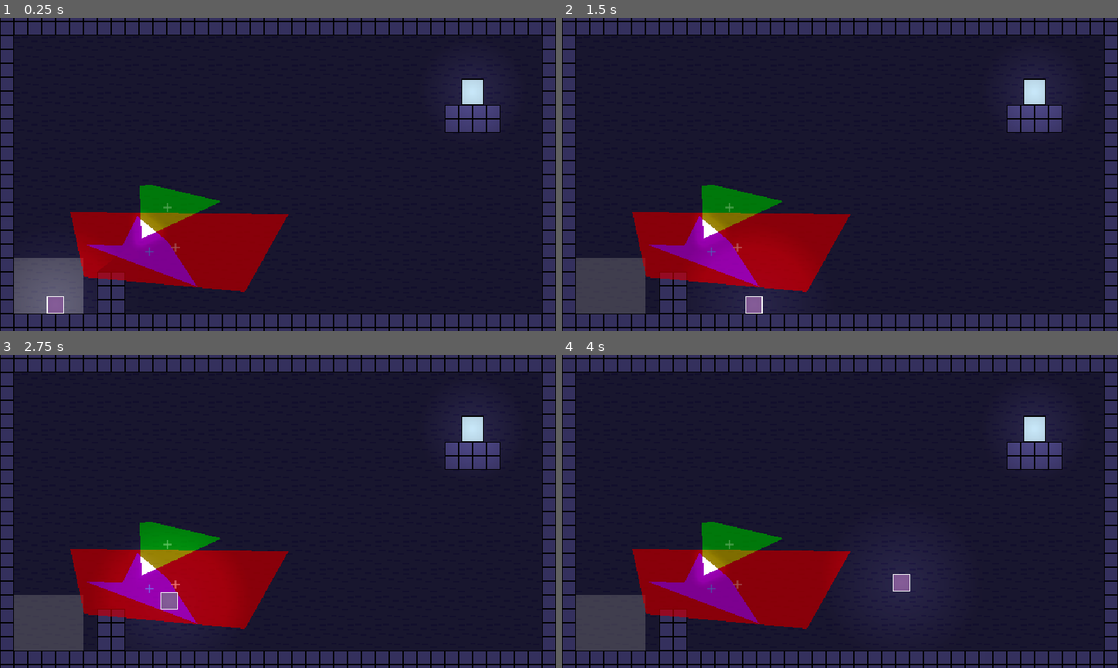
Above: before the commit, frames 1-4 (two rows, left to right).
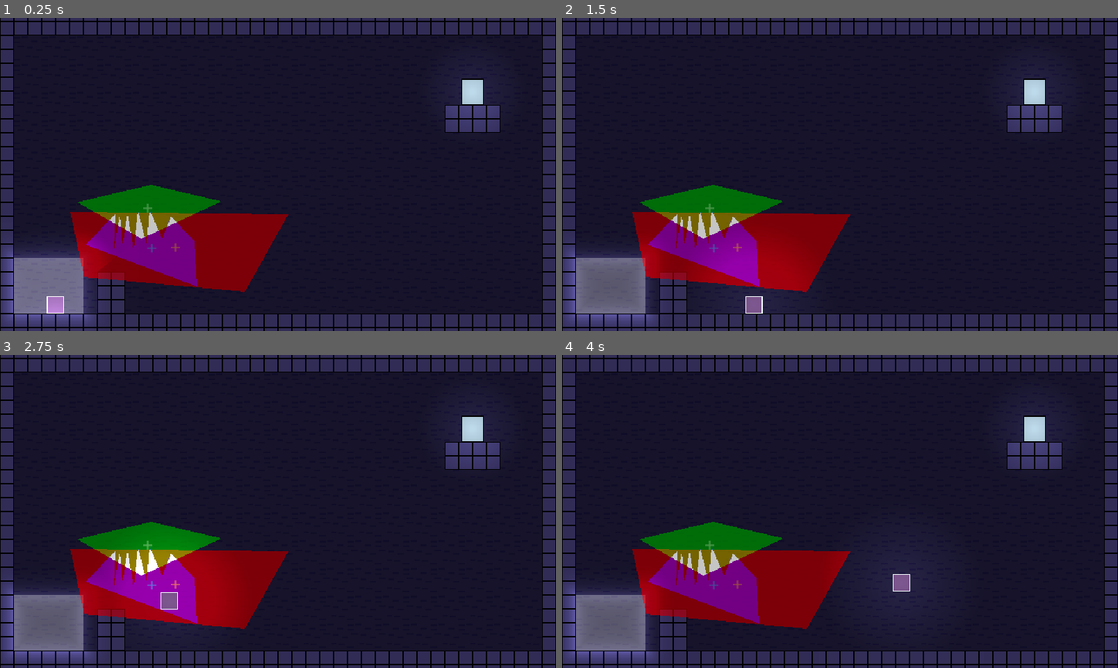
Above: after the commit, the same moments.

Repository: robotmaster/game-off-2026
Game: Godot game, scene res://scenes/rooms/test_room.tscn
The game is run twice, just before and just after one commit, with the same random seed, the same clock (stepped at 60 frames per second) and the same inputs.
Inputs:
- Up to frame 1 (0.25 s): no input
- Up to frame 2 (1.5 s): tap Enter at 0.5 s; hold Up (up) 0.53-1.28 s; hold Right (right) from 0.53 s (still down); tap Shift (move_slow) at 1.35 s
- Up to frame 3 (2.75 s): tap Up (up) at 1.52, 1.55, 1.82 s; release Right (right) at 2.03 s; hold Left (left) from 2.03 s (still down); hold Up (up) from 2.03 s (still down); tap X (switch_edit) at 2.1 s
- Up to frame 4 (4 s): release Left (left) at 2.78 s; release Up (up) at 2.78 s; hold Right (right) from 2.78 s (still down); tap C (switch_property) at 2.85 s; tap Up (up) at 3.02, 3.05, 3.32 s; hold Up (up) from 3.53 s (still down); tap Z (toggle_play) at 3.6 s

The runs differ from the first frame. In frame 1, 5.1% of the frame differs, in the area x 0-36%, y 53-98%; in frame 2, 5.5%; in frame 3, 5.2%; in frame 4, 5.5%.
Error in both runs: Invalid access to property or key 'allowed' on a base object of type 'Nil'. (res://scripts/room.gd:40)

Commit message:
trying to fix the polygon glow fill

Diff:
--- a/game-off-2026/scenes/room.tscn
+++ b/game-off-2026/scenes/room.tscn
@@ -97,6 +97,9 @@
 unique_name_in_owner = true
 material = SubResource("ShaderMaterial_qtoah")
 
+[node name="Light" type="PointLight2D" parent="SpecialElements/PolygonMoveArea" unique_id=806643925]
+energy = 0.4
+
 [node name="MainPolygons" type="Node2D" parent="." unique_id=1591896628]
 process_physics_priority = 1000
 script = ExtResource("4_jxe34")
--- a/game-off-2026/scenes/rooms/test_room.tscn
+++ b/game-off-2026/scenes/rooms/test_room.tscn
@@ -23,7 +23,7 @@
 use_parent_material = true
 position = Vector2(-29, 1)
 color = Color(0, 0, 1, 1)
-polygon = PackedVector2Array(-98, 76, -64, 128, -192, 80, -150, 81, -133, 47)
+polygon = PackedVector2Array(-67, 76, -64, 128, -192, 80, -158, 44, -160, 87, -153, 45, -150, 81, -144, 44, -137, 86, -132, 40, -122, 80, -119, 39, -104, 73, -94, 47)
 
 [node name="Green" parent="MainPolygons/PolygonCanvas" parent_id_path=PackedInt32Array(1378756590) index="2" unique_id=737133991]
 moving_allowed = true
@@ -33,10 +33,16 @@
 use_parent_material = true
 position = Vector2(64, -16)
 color = Color(0, 1, 0, 1)
-polygon = PackedVector2Array(-129, 47, -210, 28, -223, 29, -221, 90)
+polygon = PackedVector2Array(-129, 47, -210, 28, -295, 48, -221, 90)
+
+[node name="Light" parent="MainPolygons/PolygonDisplays/IntersectionArea" parent_id_path=PackedInt32Array(529638720) index="1" unique_id=1513066304]
+energy = 0.4
 
 [node name="Exit" parent="." index="6" unique_id=1218272071]
 position = Vector2(224, -80)
 
 [node name="Player" parent="." index="7" unique_id=1936053006]
 position = Vector2(-256, 128)
+
+[node name="CanvasModulate" parent="." index="8" unique_id=1055200988]
+color = Color(0.7750634, 0.7750634, 0.7750634, 1)
--- a/game-off-2026/scripts/generate_collision_shapes_of_children.gd
+++ b/game-off-2026/scripts/generate_collision_shapes_of_children.gd
@@ -1,5 +1,6 @@
 extends Area2D
 
+const LIGHT_FADE_MULT = 0.9;
 
 func _ready() -> void:
 	var children := %Visuals.get_children()
@@ -10,3 +11,13 @@
 		var new_collision_polygon := CollisionPolygon2D.new()
 		new_collision_polygon.polygon = child.transform * child.polygon
 		add_child(new_collision_polygon)
+
+	VisualTools.setup_polygon_light($Light)
+
+func _process(delta: float) -> void:
+	var all_polygons : Array[PackedVector2Array] = []
+	var children := %Visuals.get_children()
+	for child in children:
+		all_polygons.append(child.global_transform * child.polygon)
+
+	VisualTools.update_polygon_light($Light, all_polygons, LIGHT_FADE_MULT)
--- a/game-off-2026/scripts/intersection_area.gd
+++ b/game-off-2026/scripts/intersection_area.gd
@@ -4,7 +4,7 @@
 
 const INTERSECTION_POLYGON_COLOR = 1
 
-const LIGHT_FADE_MULT = 0.8
+const LIGHT_FADE_MULT = 0.9
 
 var light_texture : ImageTexture
 
@@ -34,7 +34,7 @@
 		new_collision.polygon = polygon_shape
 		$CollisionsAndVisuals.add_child(new_collision)
 
-	VisualTools.update_polygon_light($Light, overlap, LIGHT_FADE_MULT)
+	#VisualTools.update_polygon_light($Light, overlap, LIGHT_FADE_MULT)
 
 func _get_overlap_in_polygons() -> Array[PackedVector2Array]:
 	var overlap : Array[PackedVector2Array] = []
--- a/game-off-2026/visual_tools.gd
+++ b/game-off-2026/visual_tools.gd
@@ -81,7 +81,6 @@
 	while len(polygon_edges) < texture_width * height:
 		polygon_edges.append(Vector2(9999999, 9999999))
 		polygon_edges.append(Vector2(9999999, 9999999))
-
 	var new_image := Image.create_from_data(
 		texture_width, height, false, Image.FORMAT_RGF, polygon_edges.to_byte_array()
 	)
